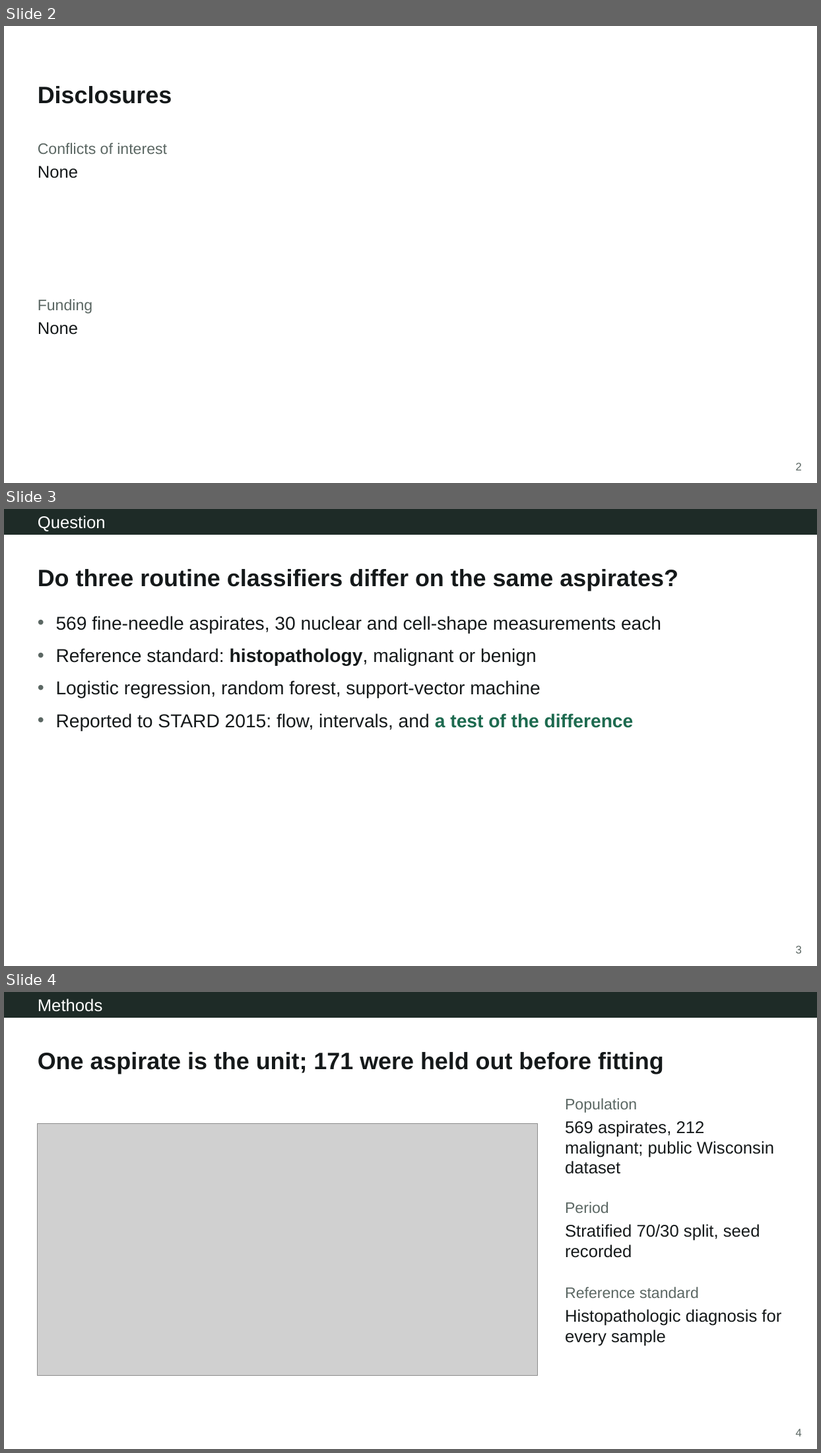
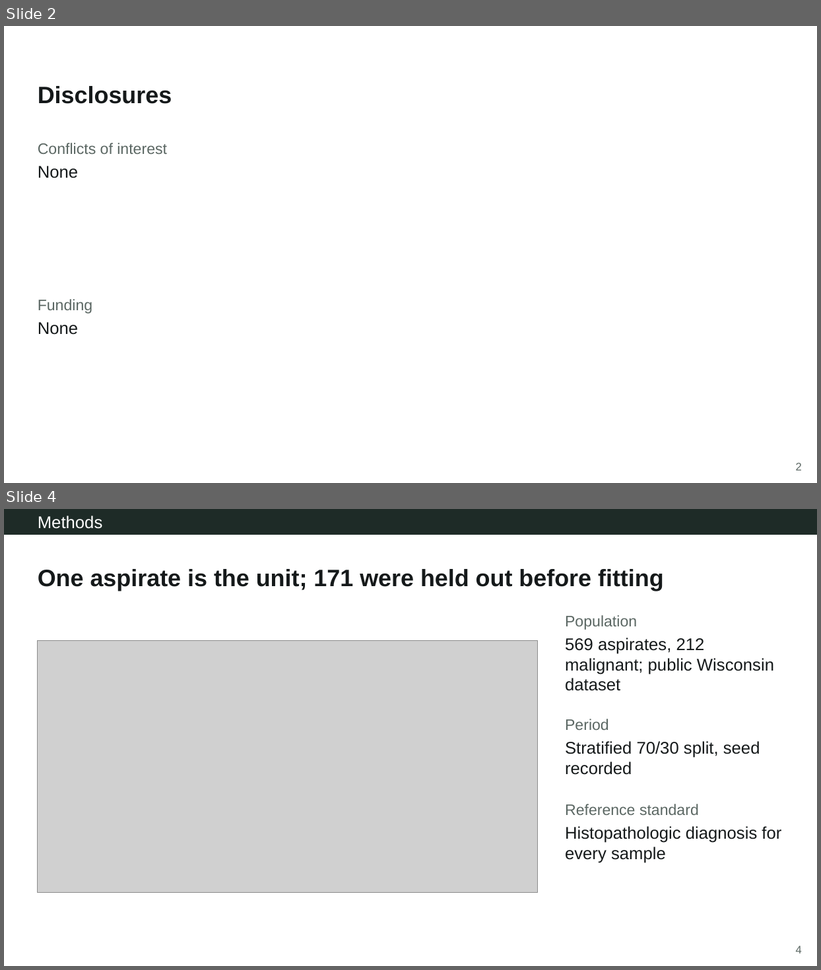
Before and after one commit to Aperivue/medsci-skills, a slide deck: demo/01_wisconsin_bc/presentation/demo1_wisconsin_bc.pptx. Shown one above the other, each under a label of ours: slides 2, 3 and 4 before the commit, slides 2 and 4 after it; the slides between them are not shown. The pictures are 821x1453 and 821x970 pixels, drawn with LibreOffice and Linux fonts; fonts in the diff are those of the drawing; grey boxes stand for pictures. Boxes give left, top, right and bottom in pixels: in the first picture for what was removed or moved away, otherwise in the second. Text is boxed around its words. In the diff, an @@ line names an element or a change of style, - is before the commit and + after.

```diff
--- a/demo/01_wisconsin_bc/presentation/demo1_wisconsin_bc.pptx
+++ b/demo/01_wisconsin_bc/presentation/demo1_wisconsin_bc.pptx
@@ slide 3 removed at [4, 509, 817, 966], background #FFFFFF; not listed: 1 template element that a slide beside it also shows @@
@@ text removed at [4, 509, 817, 535] @@
-Question
@@ title removed at [38, 569, 679, 591] @@
-Do three routine classifiers differ on the same aspirates?
@@ text removed at [56, 616, 661, 731] @@
-• 569 fine-needle aspirates, 30 nuclear and cell-shape measurements each
-• Reference standard: histopathology, malignant or benign
-• Logistic regression, random forest, support-vector machine
-• Reported to STARD 2015: flow, intervals, and a test of the difference
```
Also in this commit, not shown: 2 slides changed, 1 slide added, 8 other files.
